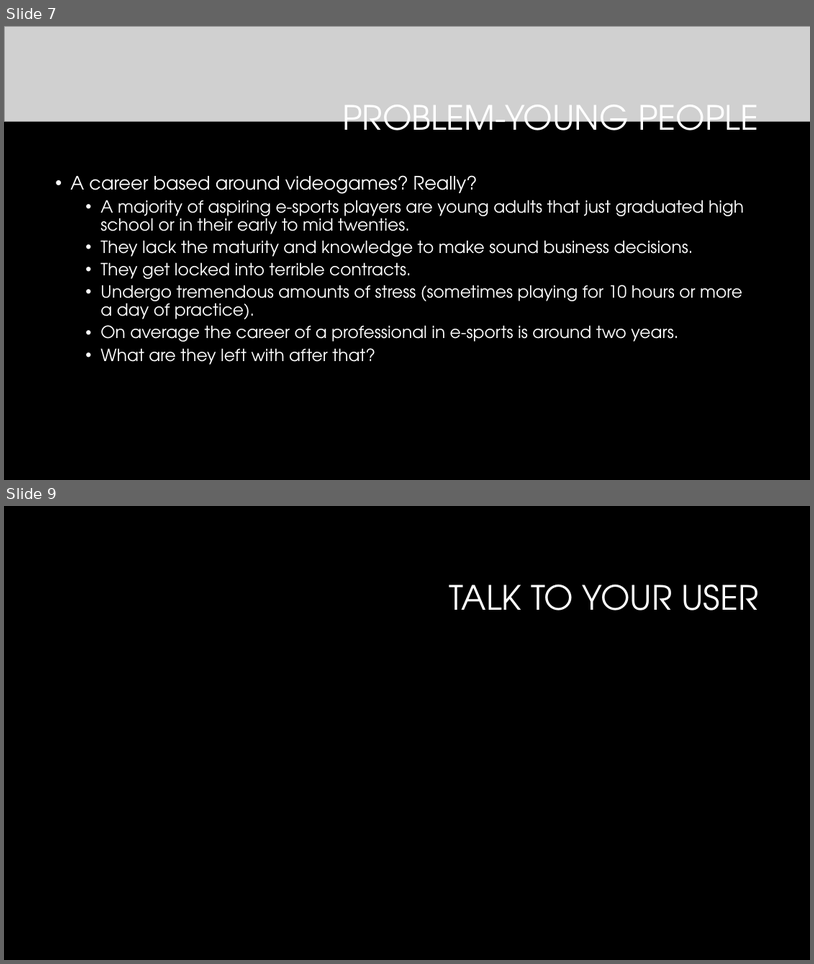
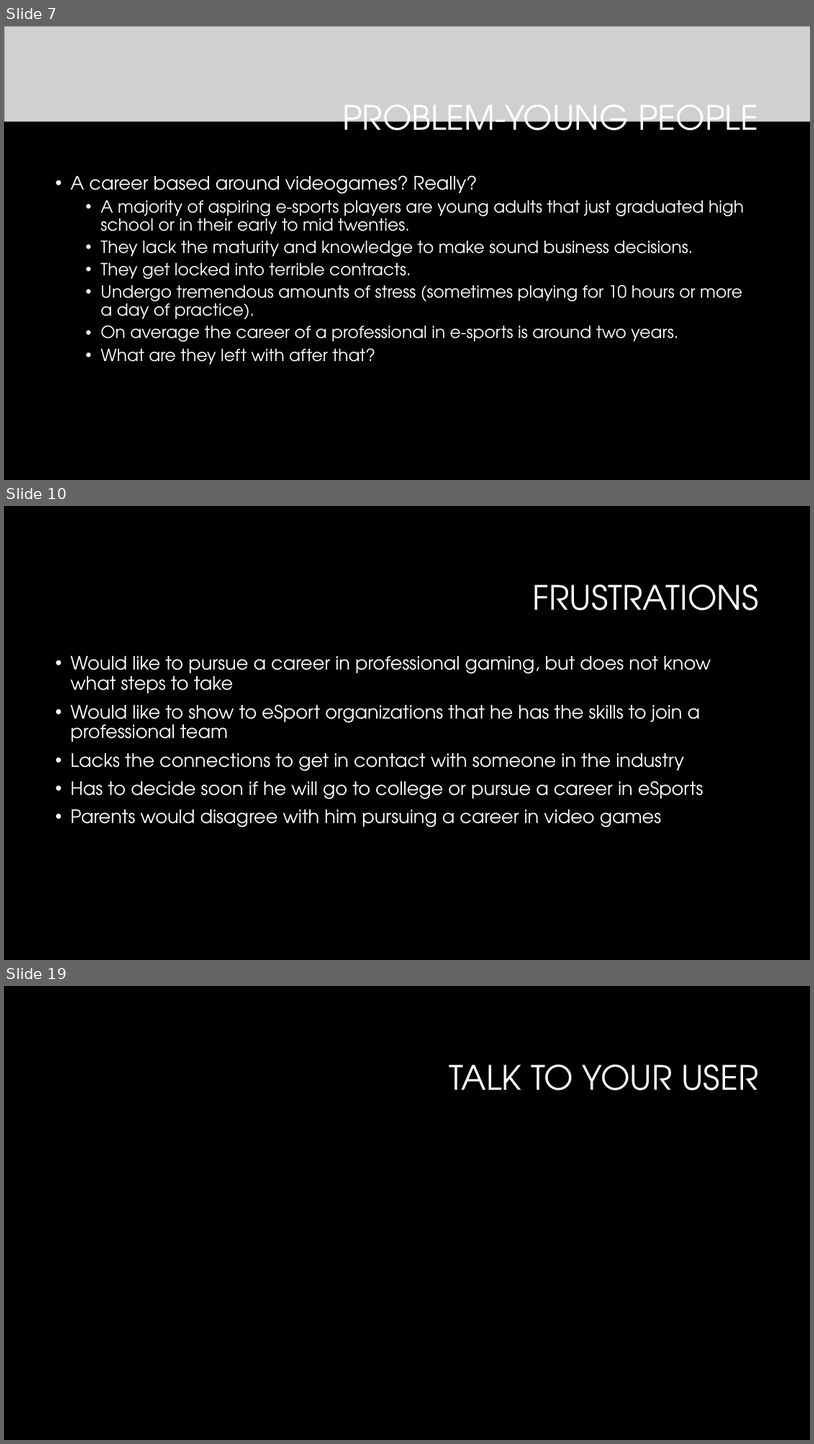
Before and after one commit to vinceleg/lab04_repo, a slide deck: dtc_team16_pitch_presentation.pptx. Shown one above the other, each under a label of ours: slides 7 and 9 before the commit, slides 7, 10 and 19 after it; the slides between them are not shown. The pictures are 814x964 and 814x1444 pixels, drawn with LibreOffice and Linux fonts; fonts in the diff are those of the drawing; grey boxes stand for pictures; background and template pictures are left out. Boxes give left, top, right and bottom in pixels: in the first picture for what was removed or moved away, otherwise in the second. Text is boxed around its words. In the diff, an @@ line names an element or a change of style, - is before the commit and + after.

Commit message:
updated powerpoint and parent picture

```diff
--- a/dtc_team16_pitch_presentation.pptx
+++ b/dtc_team16_pitch_presentation.pptx
@@ slide 10 added at bbox=[4, 506, 810, 960], background #000000 @@
@@ title added at bbox=[532, 584, 759, 610], 40 pt, text #FFFFFF @@
+FRUSTRATIONS
@@ text added at bbox=[70, 656, 711, 827], 22 pt, text #FFFFFF @@
+• Would like to pursue a career in professional gaming, but does not know what steps to take
+• Would like to show to eSport organizations that he has the skills to join a professional team
+• Lacks the connections to get in contact with someone in the industry
+• Has to decide soon if he will go to college or pursue a career in eSports
+• Parents would disagree with him pursuing a career in video games
@@ what was slide 9 is now slide 19 @@
```
Also in this commit, not shown: 1 slide changed, 11 other slides added, 1 other file.
